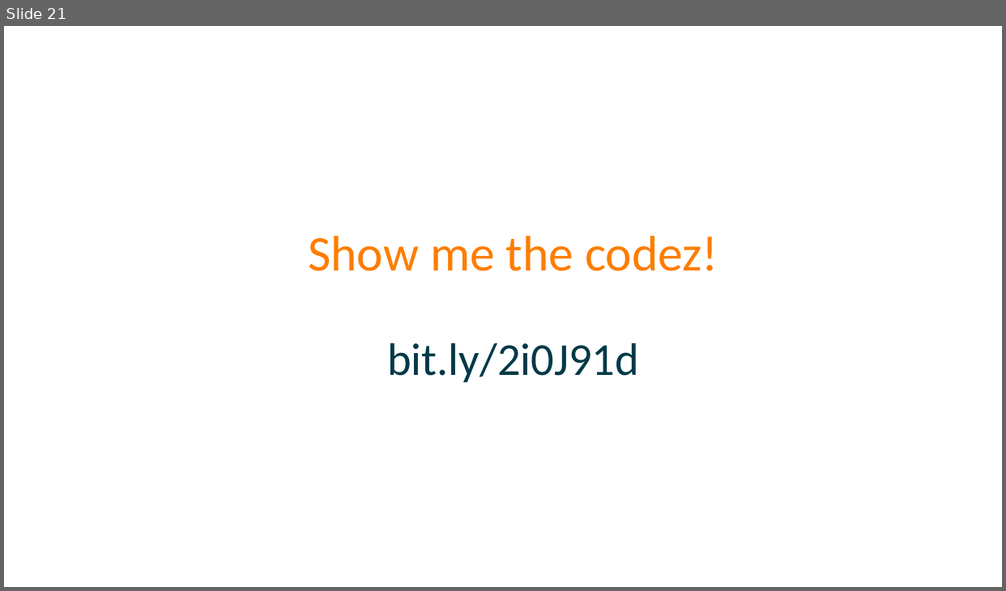
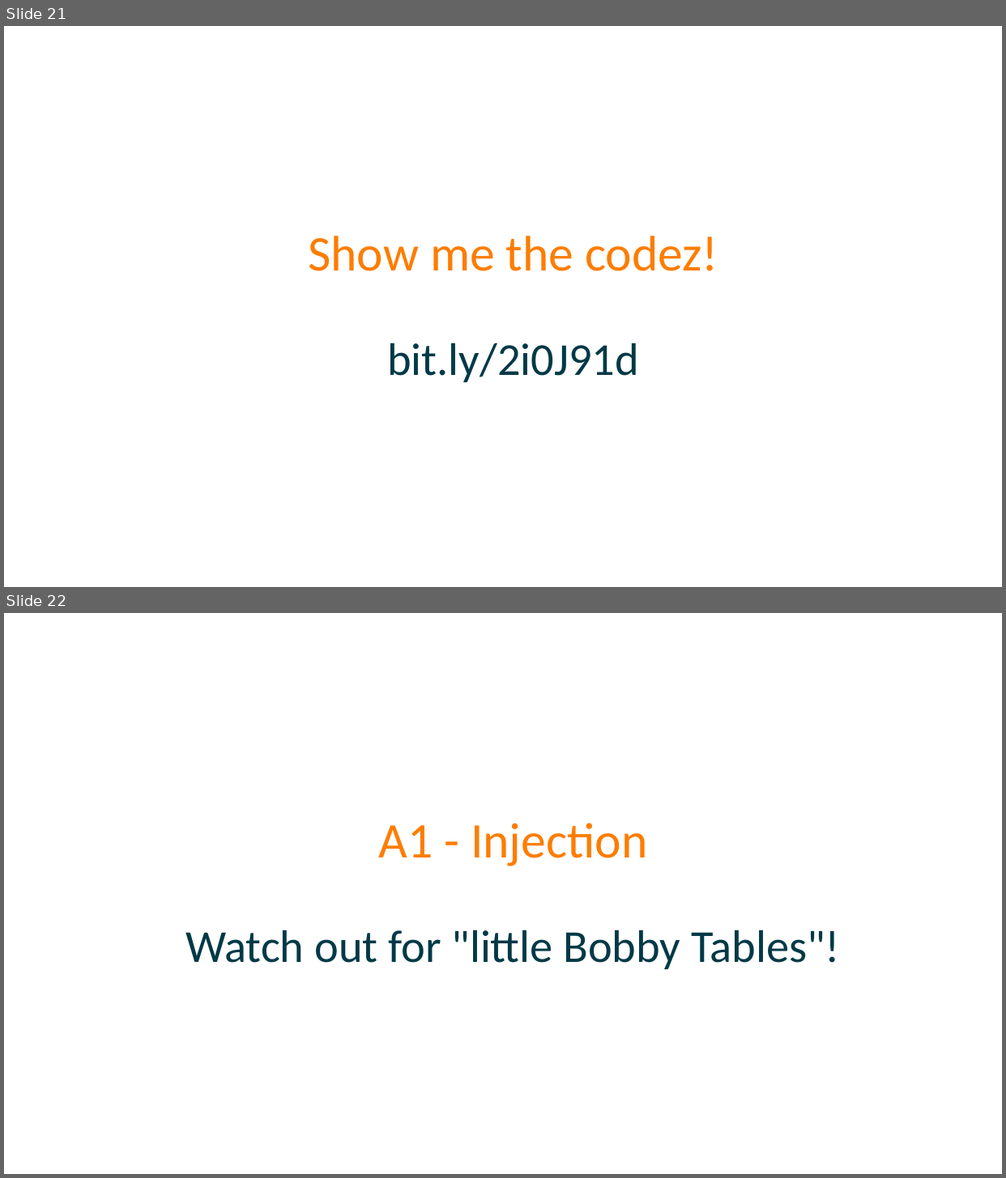
Before and after one commit to spetryjohnson/Talk---Dont-Write-Secure-Code-Design-Secure-Systems, a slide deck: Secure Systems - CodeMash 2017.pptx. Shown one above the other, each under a label of ours: slide 21 before the commit, slides 21 and 22 after it. The pictures are 1006x591 and 1006x1178 pixels, drawn with LibreOffice and Linux fonts; fonts in the diff are those of the drawing. Boxes give left, top, right and bottom in pixels: in the first picture for what was removed or moved away, otherwise in the second. Text is boxed around its words. In the diff, an @@ line names an element or a change of style, - is before the commit and + after.

Commit message:
Added Injection, other tweaks

```diff
--- a/Secure Systems - CodeMash 2017.pptx
+++ b/Secure Systems - CodeMash 2017.pptx
@@ slide 22 added at (4,613,1002,1174), background #FFFFFF @@
@@ title added at (185,823,840,969), 44 pt, text #013947 @@
+A1 - Injection
+Watch out for "little Bobby Tables"!
```
Also in this commit, not shown: 5 other slides added, 1 slide removed, 1 other file.
